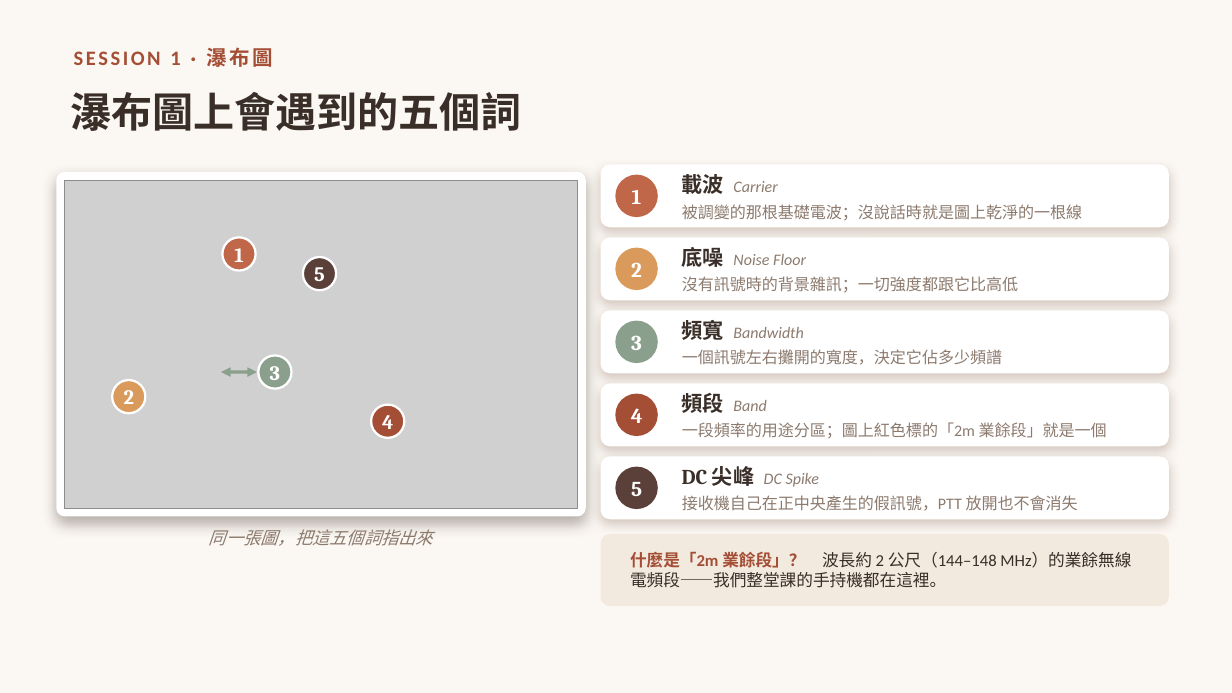
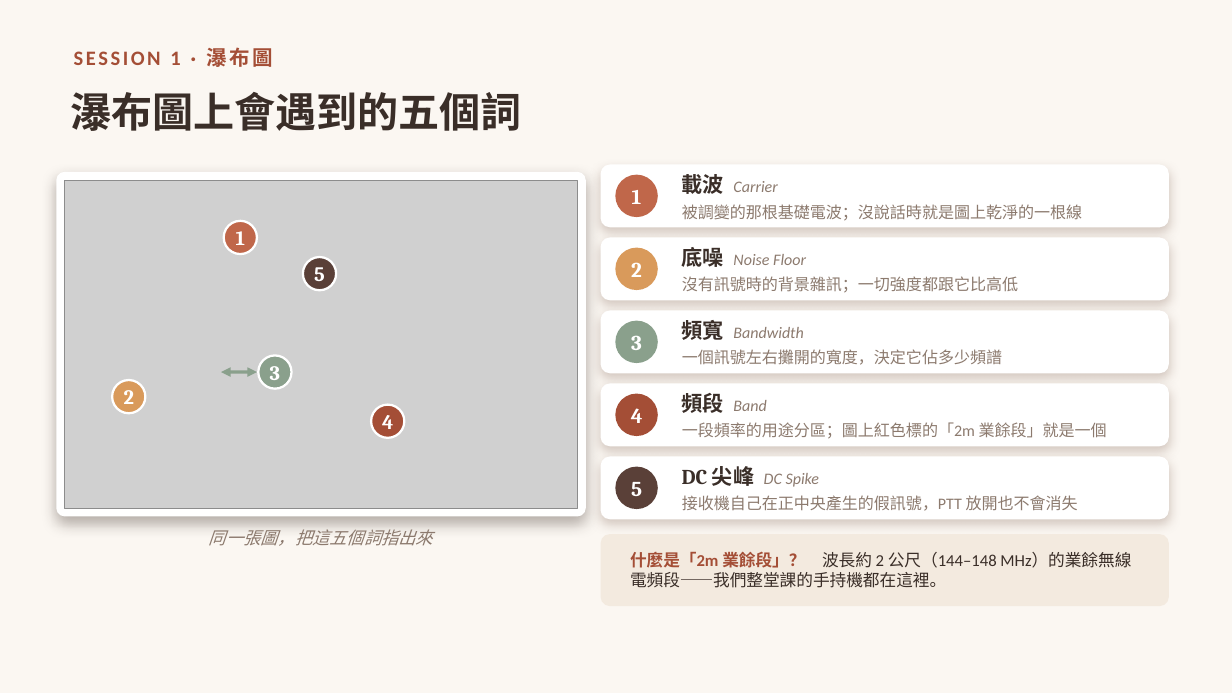
Before and after one commit to winson3QQ/Radio-Advanced, a slide deck: slide 5 of 投影片/進階無線電_第一節_課程投影片.pptx. Drawn at 1232x693 pixels with LibreOffice and Linux fonts; fonts in the diff are those of the drawing; grey boxes stand for pictures. Boxes give left, top, right and bottom in pixels: in the first picture for what was removed or moved away, otherwise in the second. Text is boxed around its words. In the diff, an @@ line names an element or a change of style, - is before the commit and + after.

```diff
--- a/投影片/進階無線電_第一節_課程投影片.pptx
+++ b/投影片/進階無線電_第一節_課程投影片.pptx
@@ text "1": place and size @@
-text "1" at (234,248,243,262)
+text "1" at (236,231,245,245)
@@ ellipse: place and size @@
-ellipse at (223,238,256,271)
+ellipse at (224,221,257,254)
```
Also in this commit, not shown: 4 other slides changed.
